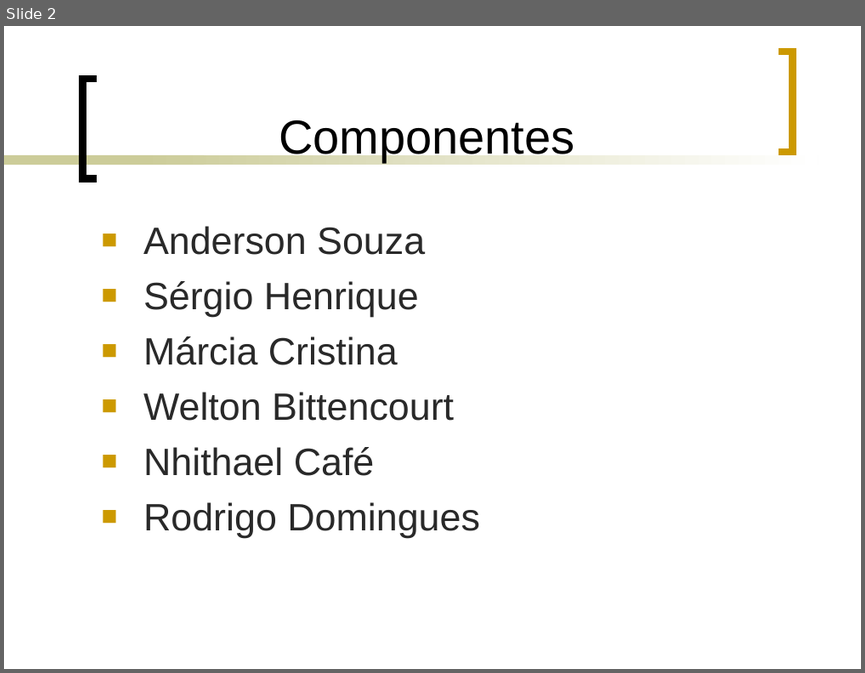
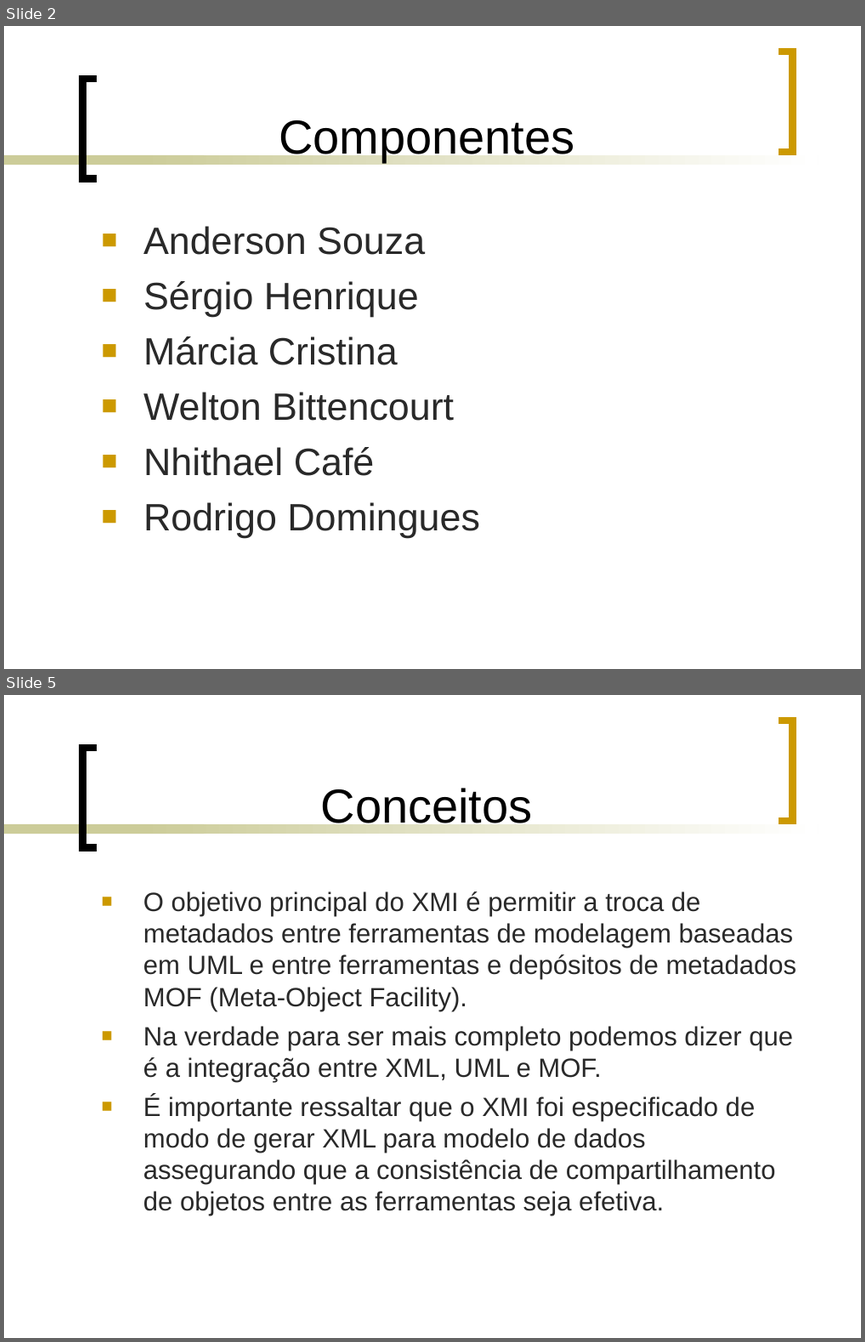
Before and after one commit to ms-uerj/conversoruml, a slide deck: apresentação/Equipe Parseros.ppt. Shown one above the other, each under a label of ours: slide 2 before the commit, slides 2 and 5 after it; the slides between them are not shown. The pictures are 865x673 and 865x1342 pixels, drawn with LibreOffice and Linux fonts; fonts in the diff are those of the drawing. Boxes give left, top, right and bottom in pixels: in the first picture for what was removed or moved away, otherwise in the second. Text is boxed around its words. In the diff, an @@ line names an element or a change of style, - is before the commit and + after.

Commit message:
Apresentação atualizada para o 2º seminário.

```diff
--- a/apresentação/Equipe Parseros.ppt
+++ b/apresentação/Equipe Parseros.ppt
@@ slide 5 added at <box>4,695,861,1338</box>, background #FFFFFF; not listed: 4 template elements that a slide beside it also shows @@
@@ title added at <box>321,788,533,830</box>, 40 pt, text #000000 @@
+Conceitos
@@ text added at <box>143,891,797,1216</box>, 22.2 pt, text #292929 @@
+■ O objetivo principal do XMI é permitir a troca de metadados entre ferramentas de modelagem baseadas em UML e entre ferramentas e depósitos de metadados MOF (Meta-Object Facility).
+■ Na verdade para ser mais completo podemos dizer que é a integração entre XML, UML e MOF.
+■ É importante ressaltar que o XMI foi especificado de modo de gerar XML para modelo de dados assegurando que a consistência de compartilhamento de objetos entre as ferramentas seja efetiva.
```
Also in this commit, not shown: 6 slides changed, 5 other slides added, 3 slides removed.
